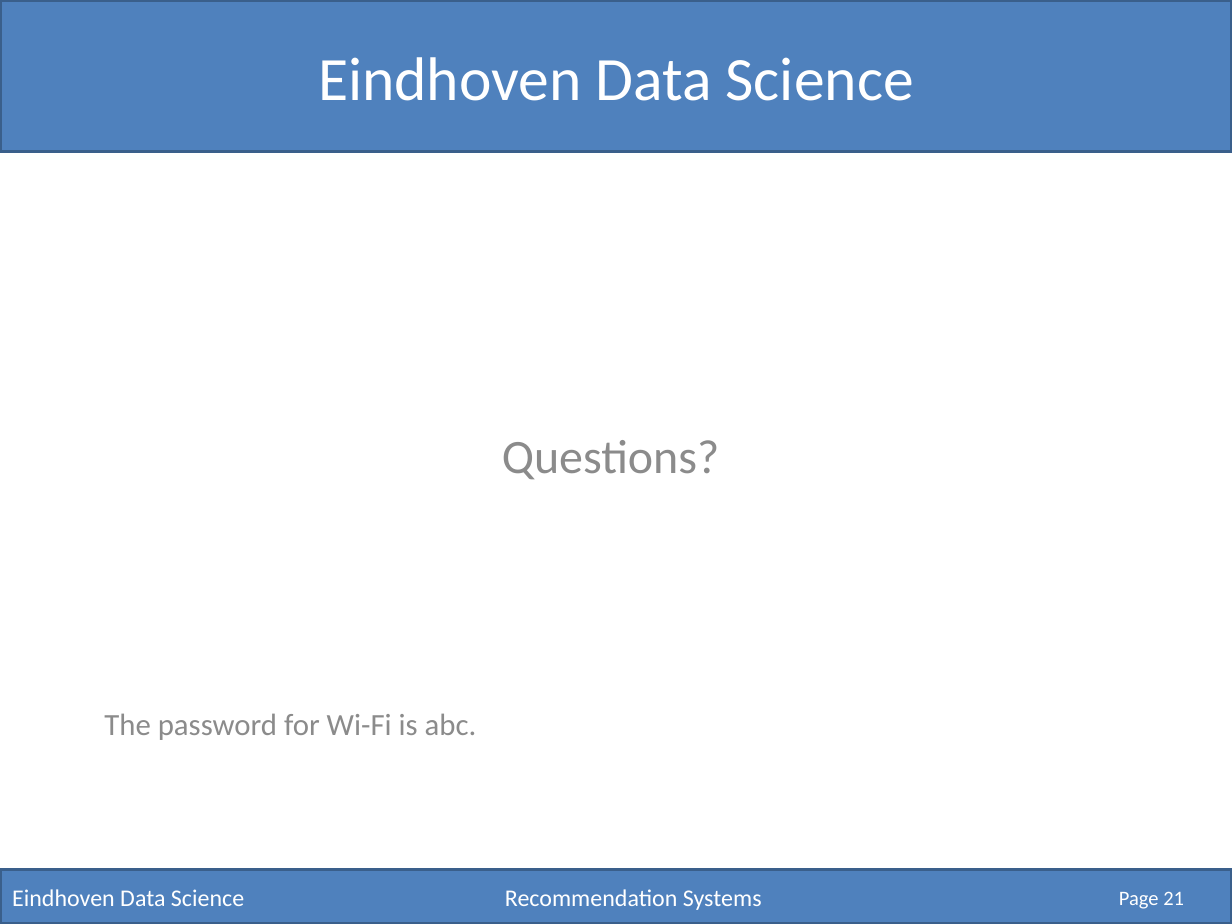
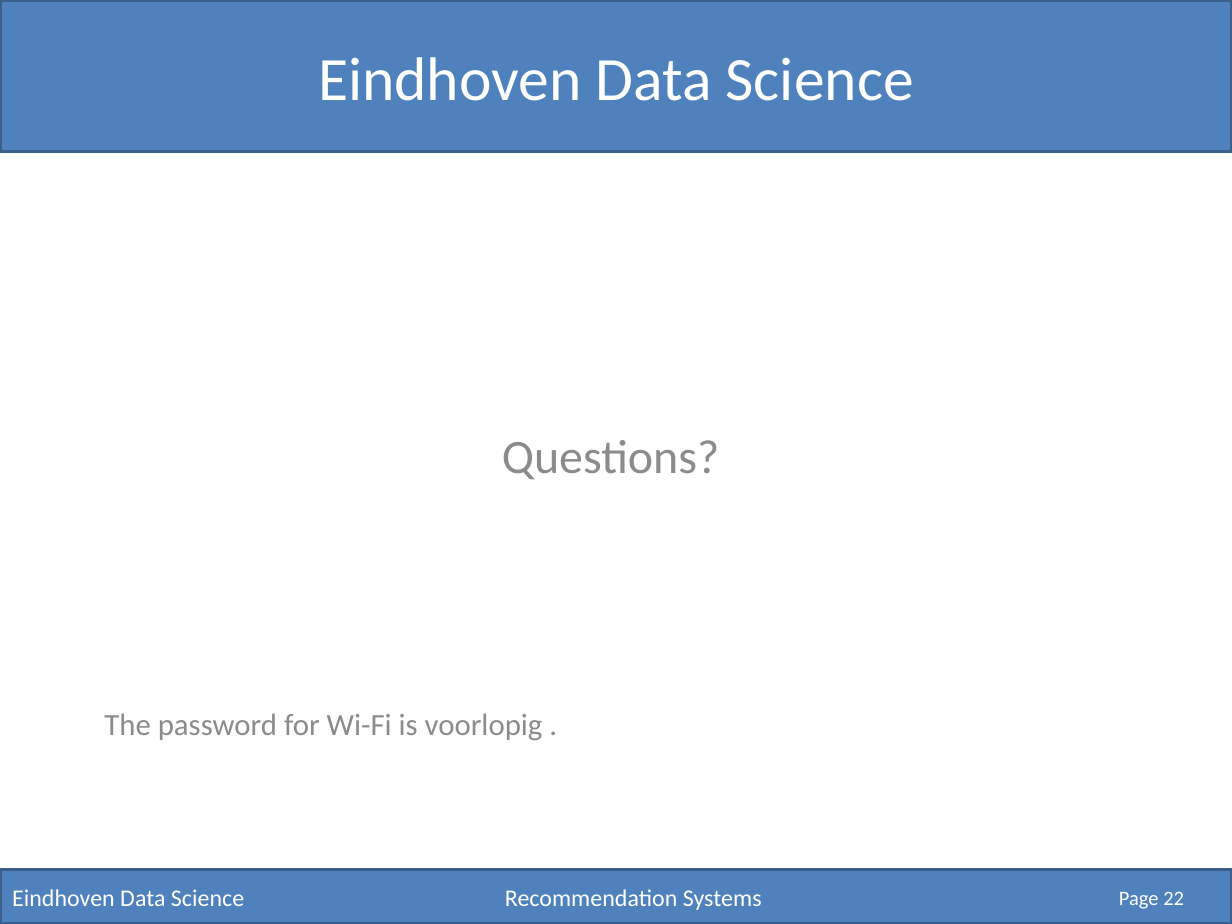
Before and after one commit to RobRomijnders/EDS, a slide deck: slide 22 of hack_10/Recommendation Systems.pptx (slide 21 before the commit). Drawn at 1232x924 pixels with LibreOffice and Linux fonts; fonts in the diff are those of the drawing. Boxes give left, top, right and bottom in pixels: in the first picture for what was removed or moved away, otherwise in the second. Text is boxed around its words. In the diff, an @@ line names an element or a change of style, - is before the commit and + after.

Commit message:
Update for presentation

```diff
--- a/hack_10/Recommendation Systems.pptx
+++ b/hack_10/Recommendation Systems.pptx
@@ text at [104,713,543,740]: text changed @@
-The password for Wi-Fi is abc.
+The password for Wi-Fi is voorlopig .
@@ page number at [1119,891,1184,909]: text changed @@
-Page 21
+Page 22
```
Also in this commit, not shown: 1 other slide changed, 1 slide added.
